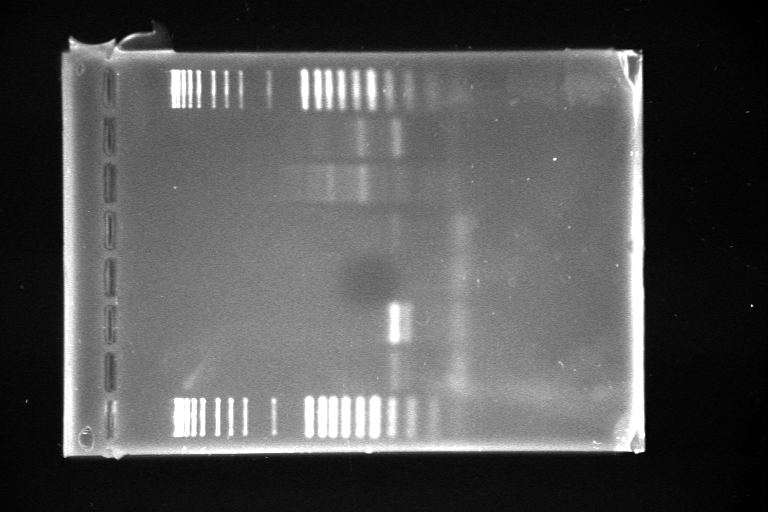
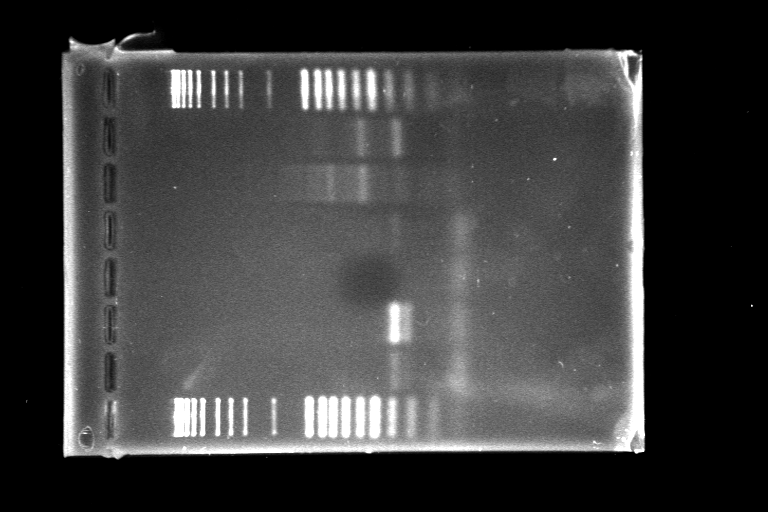
Before/after of a w=768, h=512 layered artwork. What changed in the layer stack:
pixels changed over [0, 0, 768, 512] (layer not identified)
